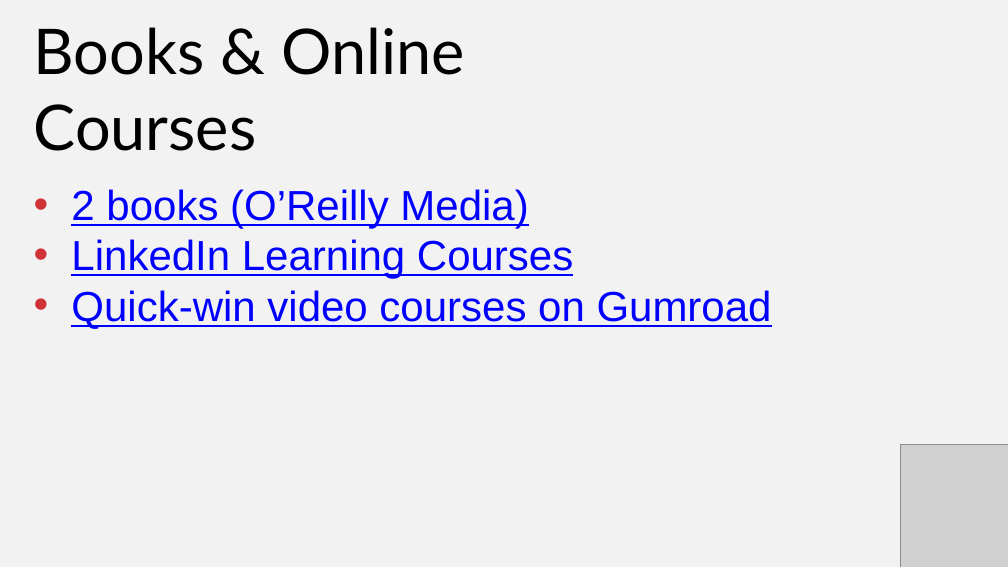
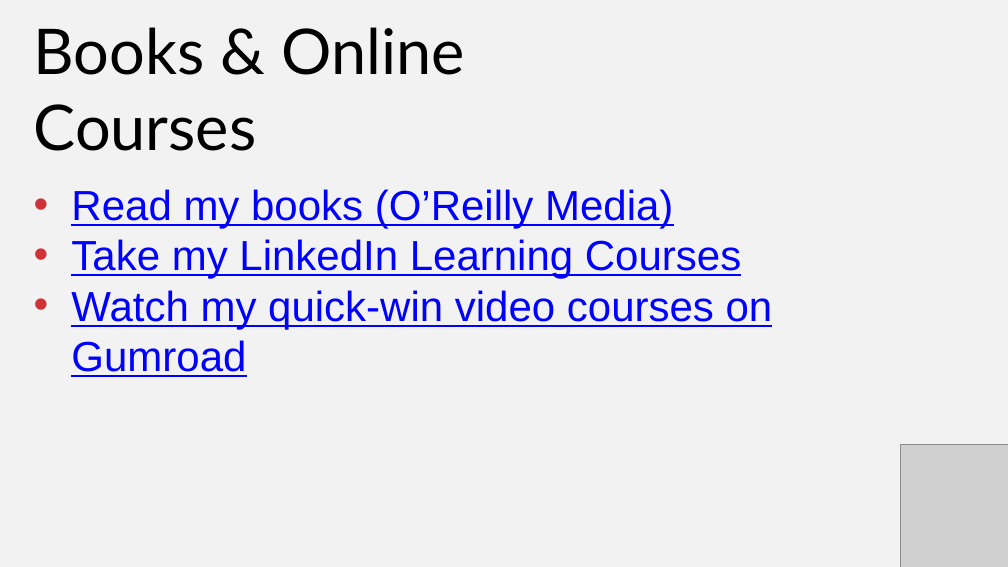
Before and after one commit to stringfestdata/modern-excel-demo-day, a slide deck: slide 11 of modern-excel-demo-day.pptx. Drawn at 1008x567 pixels with LibreOffice and Linux fonts; fonts in the diff are those of the drawing; grey boxes stand for pictures. Boxes give left, top, right and bottom in pixels: in the first picture for what was removed or moved away, otherwise in the second. Text is boxed around its words. In the diff, an @@ line names an element or a change of style, - is before the commit and + after.

```diff
--- a/modern-excel-demo-day.pptx
+++ b/modern-excel-demo-day.pptx
@@ text at (71,189,773,377): text changed @@
-• 2 books (O’Reilly Media)
-• LinkedIn Learning Courses
-• Quick-win video courses on Gumroad
+• Read my books (O’Reilly Media)
+• Take my LinkedIn Learning Courses
+• Watch my quick-win video courses on Gumroad
```
Also in this commit, not shown: 6 other slides changed, 2 slides removed.
